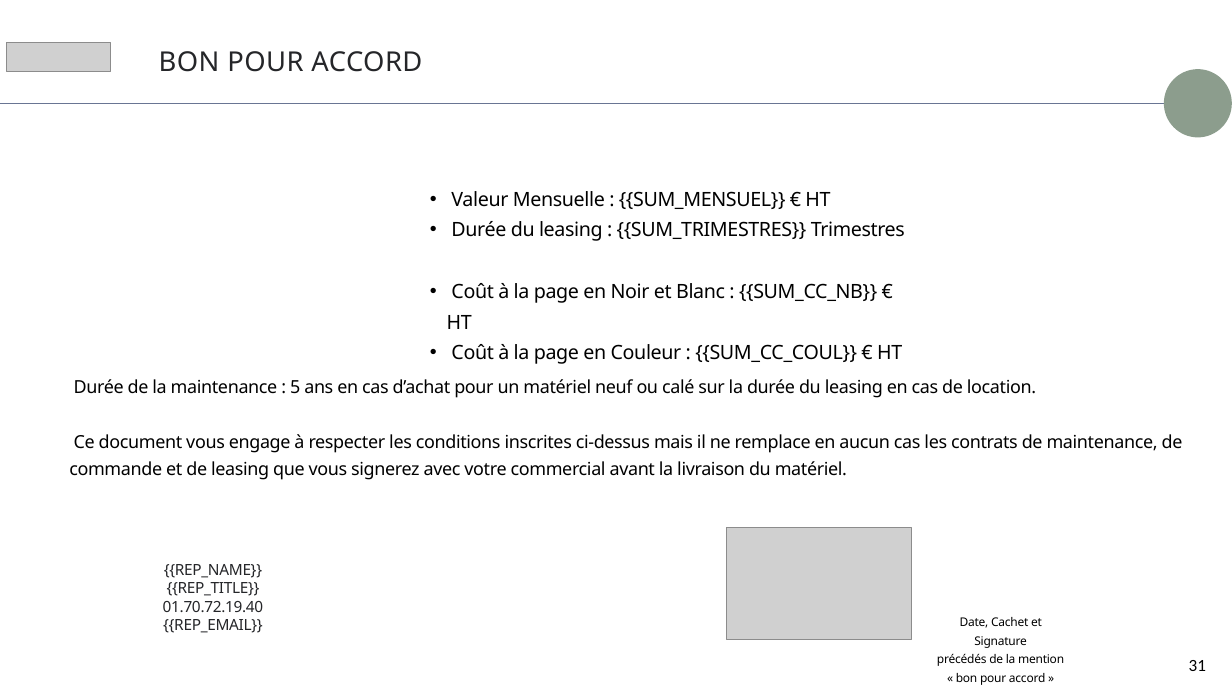
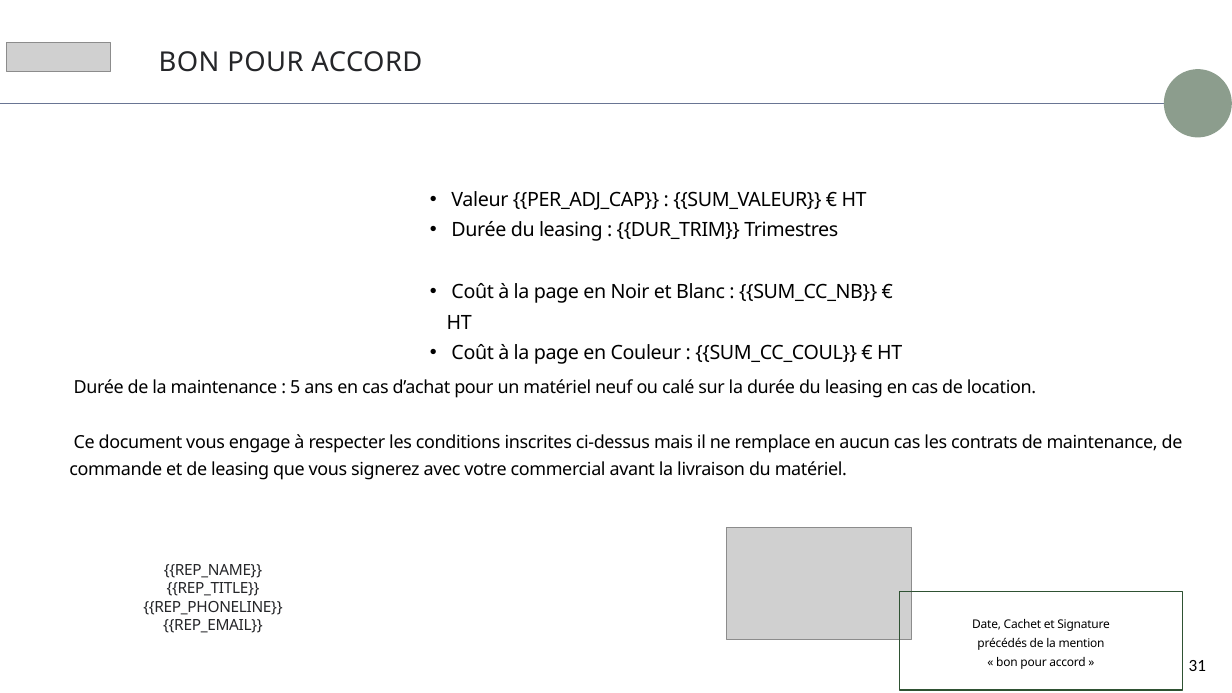
Before and after one commit to Mikael2655/Levad, a slide deck: slide 31 of proposition-commerciale/assets/template.pptx. Drawn at 1232x693 pixels with LibreOffice and Linux fonts; fonts in the diff are those of the drawing; grey boxes stand for pictures; background and template pictures are left out. Boxes give left, top, right and bottom in pixels: in the first picture for what was removed or moved away, otherwise in the second. Text is boxed around its words. In the diff, an @@ line names an element or a change of style, - is before the commit and + after.

```diff
--- a/proposition-commerciale/assets/template.pptx
+++ b/proposition-commerciale/assets/template.pptx
@@ text at box(451, 191, 867, 241): text changed @@
-  • Valeur Mensuelle : {{SUM_MENSUEL}} € HT
-  • Durée du leasing : {{SUM_TRIMESTRES}} Trimestres
+  • Valeur {{PER_ADJ_CAP}} : {{SUM_VALEUR}} € HT
+  • Durée du leasing : {{DUR_TRIM}} Trimestres
@@ rectangle "Date, Cachet et Signature": place and size @@
-rectangle "Date, Cachet et Signature" at box(937, 617, 1064, 685)
+rectangle "Date, Cachet et Signature" at box(899, 591, 1183, 690)
@@ rectangle "Date, Cachet et Signature" at box(899, 591, 1183, 690): vertical alignment top to middle; outline none to #2F5233 1.5 pt @@
@@ text at box(143, 601, 282, 615): text changed @@
-01.70.72.19.40
+{{REP_PHONELINE}}
```
Also in this commit, not shown: 5 other slides changed, 13 other files.
